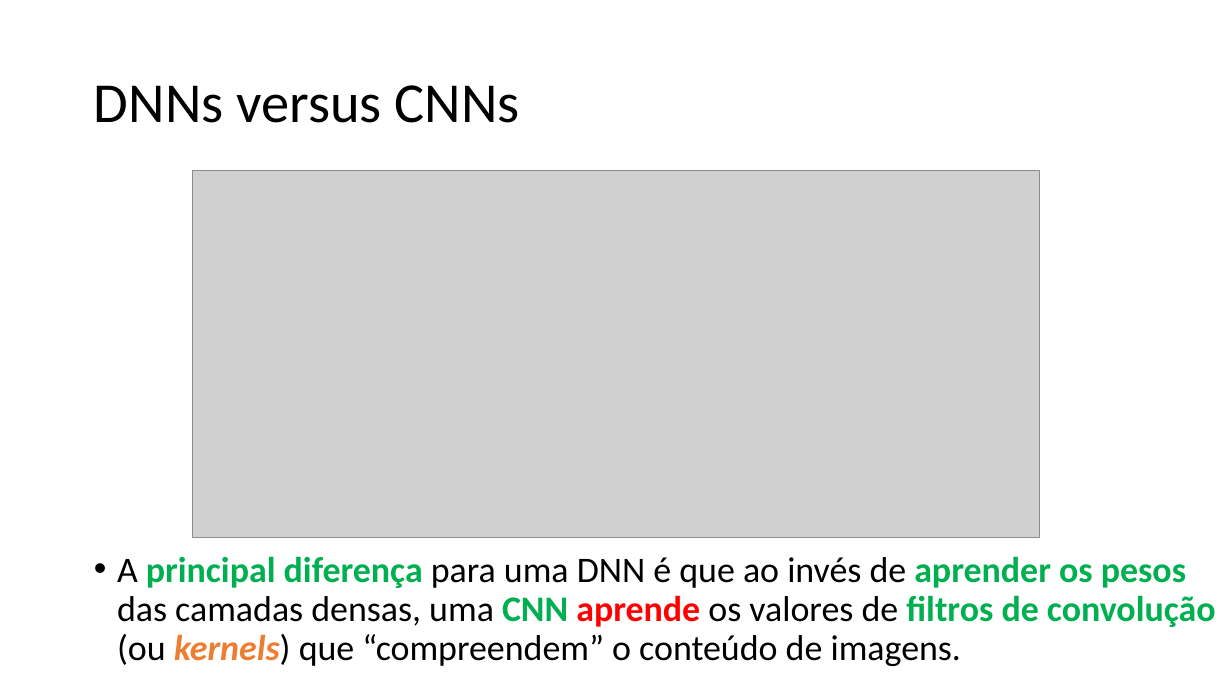
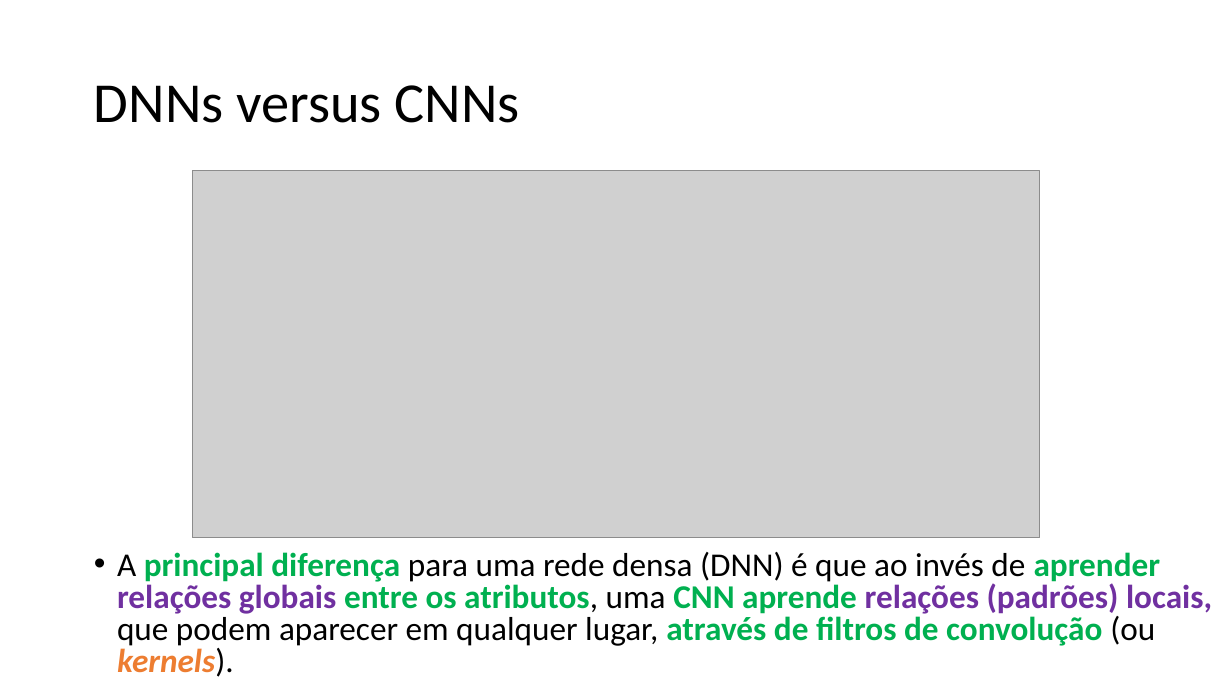
Before and after one commit to zz4fap/c24_inteligencia_artificial, a slide deck: slide 3 of slides/C24_CNN.pptx. Drawn at 1232x693 pixels with LibreOffice and Linux fonts; fonts in the diff are those of the drawing; grey boxes stand for pictures. Boxes give left, top, right and bottom in pixels: in the first picture for what was removed or moved away, otherwise in the second. Text is boxed around its words. In the diff, an @@ line names an element or a change of style, - is before the commit and + after.

```diff
--- a/slides/C24_CNN.pptx
+++ b/slides/C24_CNN.pptx
@@ text at bbox=[117, 552, 1212, 677]: text changed; size 28 to 25.9 pt; text colour #000000 to #00B050; bold on @@
-• A principal diferença para uma DNN é que ao invés de aprender os pesos das camadas densas, uma CNN aprende os valores de filtros de convolução (ou kernels) que “compreendem” o conteúdo de imagens.
+• A principal diferença para uma rede densa (DNN) é que ao invés de aprender relações globais entre os atributos, uma CNN aprende relações (padrões) locais, que podem aparecer em qualquer lugar, através de filtros de convolução (ou kernels).
```
Also in this commit, not shown: 22 other slides changed, 1 slide removed.
